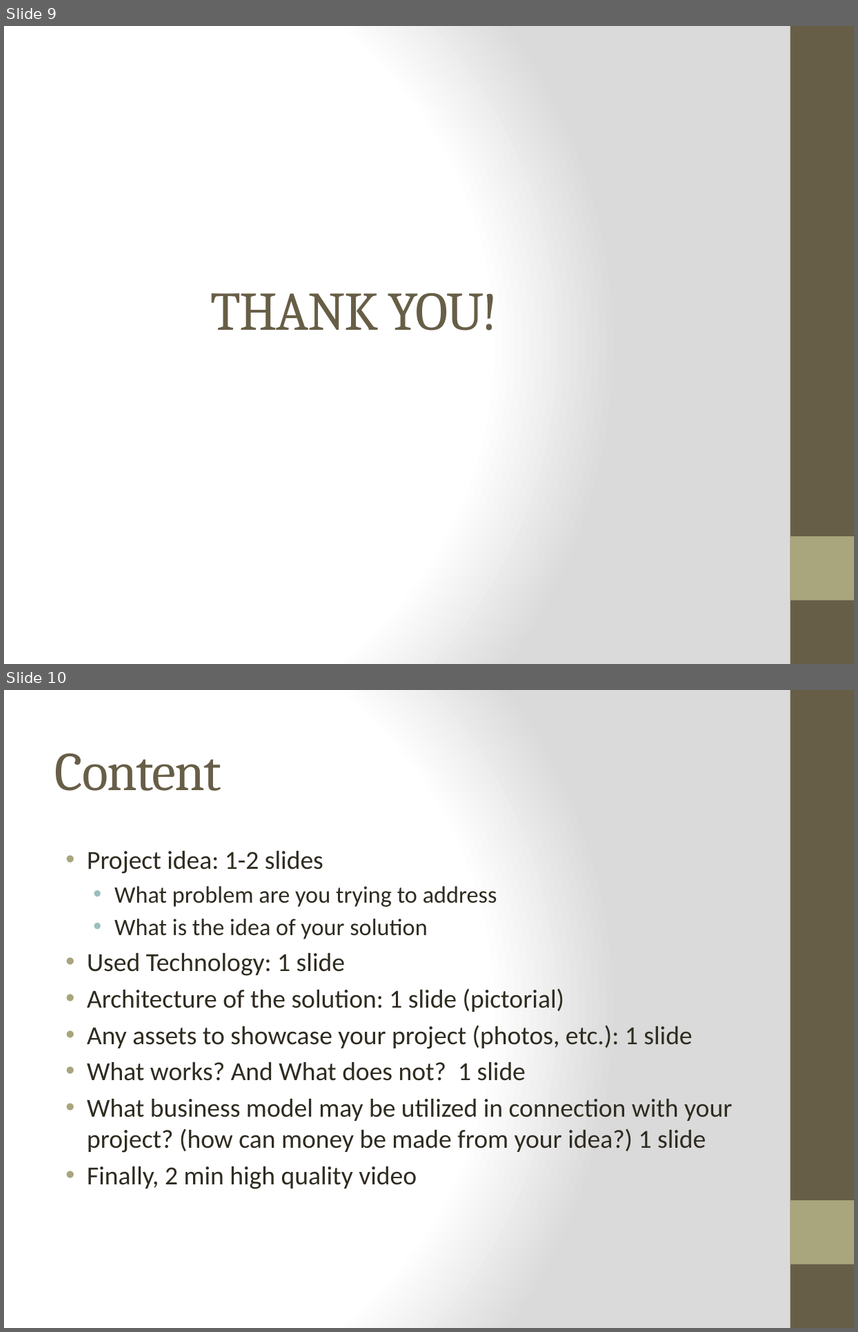
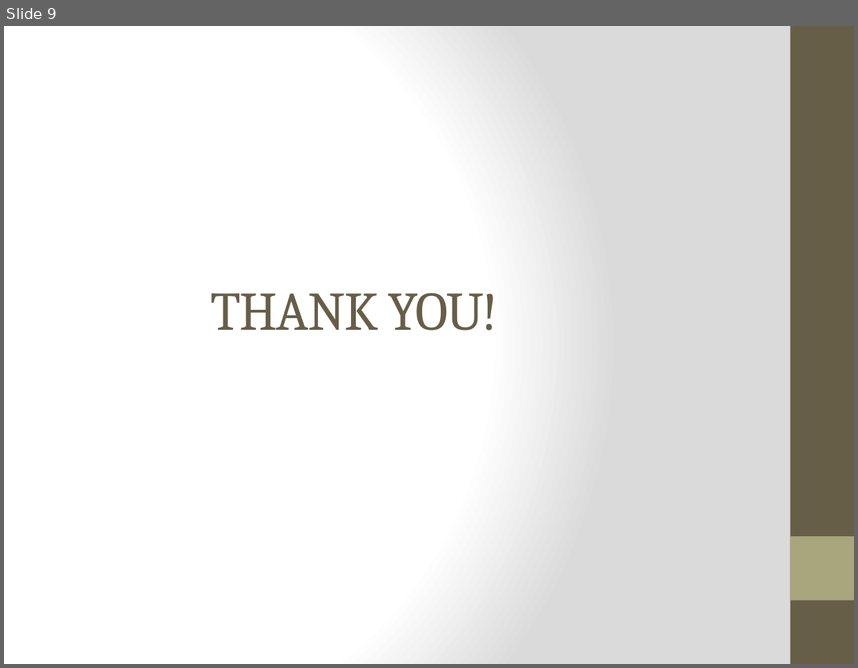
Before and after one commit to IoThingers/TermProject, a slide deck: FinalPresentation.pptx. Shown one above the other, each under a label of ours: slides 9 and 10 before the commit, slide 9 after it. The pictures are 858x1332 and 858x668 pixels, drawn with LibreOffice and Linux fonts; fonts in the diff are those of the drawing; background and template pictures are left out. Boxes give left, top, right and bottom in pixels: in the first picture for what was removed or moved away, otherwise in the second. Text is boxed around its words. In the diff, an @@ line names an element or a change of style, - is before the commit and + after.

```diff
--- a/FinalPresentation.pptx
+++ b/FinalPresentation.pptx
@@ slide 10 removed at (4,690,854,1328), background gradient #FFFFFF to #DADADA; not listed: 2 template elements that a slide beside it also shows @@
@@ title removed at (55,753,221,791) @@
-Content
@@ text removed at (87,851,732,1189) @@
-• Project idea: 1-2 slides
-  • What problem are you trying to address
-  • What is the idea of your solution
-• Used Technology: 1 slide
-• Architecture of the solution: 1 slide (pictorial)
-• Any assets to showcase your project (photos, etc.): 1 slide
-• What works? And What does not? 1 slide
-• What business model may be utilized in connection with your project? (how can money be made from your idea?) 1 slide
-• Finally, 2 min high quality video
```
Also in this commit, not shown: 2 slides changed, 12 other files.
